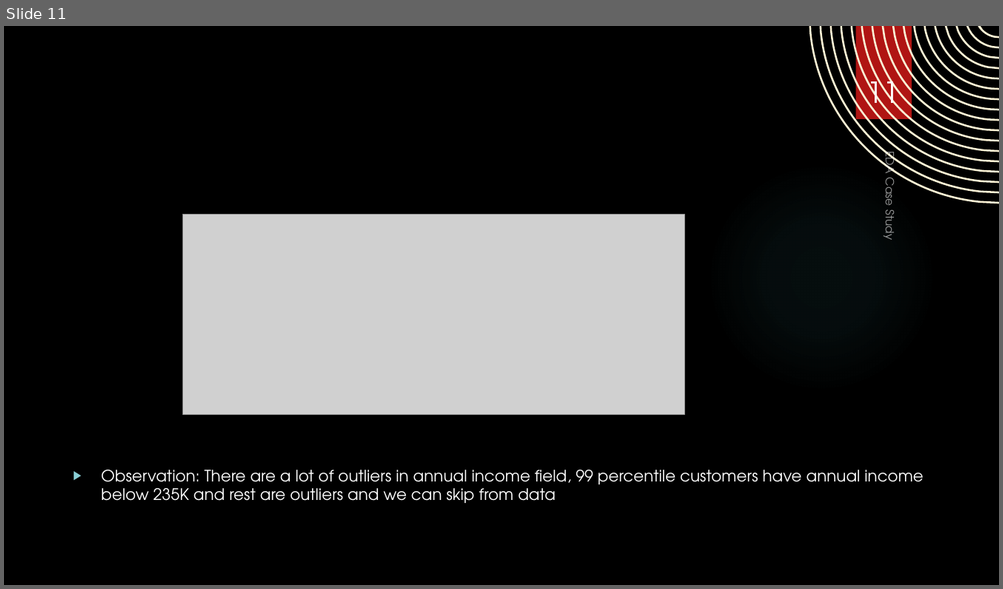
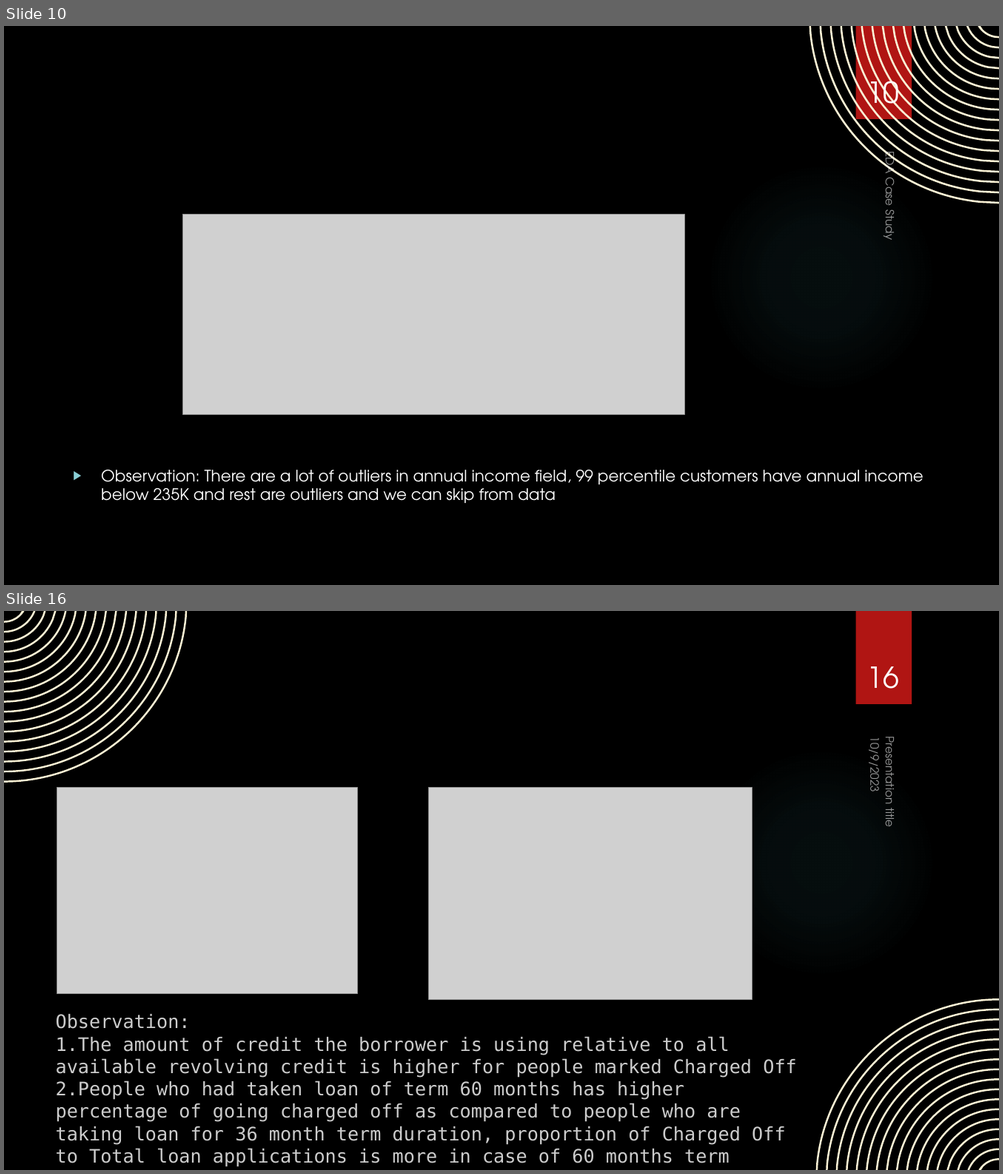
Before and after one commit to asthaa29/lendingcasestudy, a slide deck: EDA Case Study.pptx. Shown one above the other, each under a label of ours: slide 11 before the commit, slides 10 and 16 after it; the slides between them are not shown. The pictures are 1003x589 and 1003x1174 pixels, drawn with LibreOffice and Linux fonts; fonts in the diff are those of the drawing; grey boxes stand for pictures; background and template pictures are left out. Boxes give left, top, right and bottom in pixels: in the first picture for what was removed or moved away, otherwise in the second. Text is boxed around its words. In the diff, an @@ line names an element or a change of style, - is before the commit and + after.

```diff
--- a/EDA Case Study.pptx
+++ b/EDA Case Study.pptx
@@ slide 16 added at (x1=4, y1=611, x2=999, y2=1170), background picture (left out); not listed: 2 template elements that a slide beside it also shows @@
@@ freeform shape added at (x1=4, y1=611, x2=187, y2=783), fill #FAF1D4 @@
@@ page number added at (x1=867, y1=667, x2=899, y2=689), 28 pt, text #FFFFFF @@
+16
@@ text added at (x1=865, y1=743, x2=884, y2=792), 11 pt, text #FFFFFF at 60% opacity @@
+10/9/2023
@@ text added at (x1=879, y1=743, x2=899, y2=826), 11 pt, text #FFFFFF at 60% opacity @@
+Presentation title
@@ picture added at (x1=57, y1=788, x2=358, y2=994) @@
@@ picture added at (x1=429, y1=788, x2=751, y2=1000) @@
@@ freeform shape added at (x1=816, y1=999, x2=999, y2=1170), fill #FAF1D4 @@
@@ text added at (x1=56, y1=1014, x2=797, y2=1167), 18 pt, text #CCCCCC @@
+Observation:
+1.The amount of credit the borrower is using relative to all available revolving credit is higher for people marked Charged Off
+2.People who had taken loan of term 60 months has higher percentage of going charged off as compared to people who are taking loan for 36 month term duration, proportion of Charged Off to Total loan applications is more in case of 60 months term
@@ what was slide 11 is now slide 10 @@
@@ page number at (x1=867, y1=73, x2=899, y2=116): text changed @@
-11
+10
```
Also in this commit, not shown: 4 slides changed, 11 other slides added, 3 slides removed.
